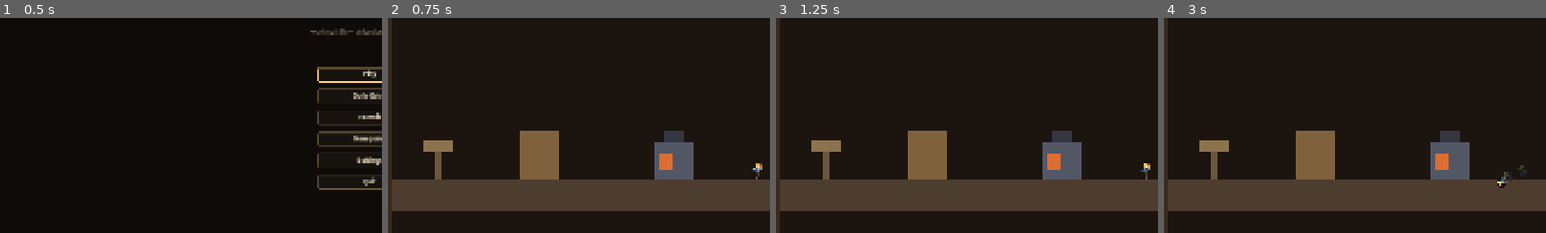
Above: before the commit, frames 1-4 (left to right).
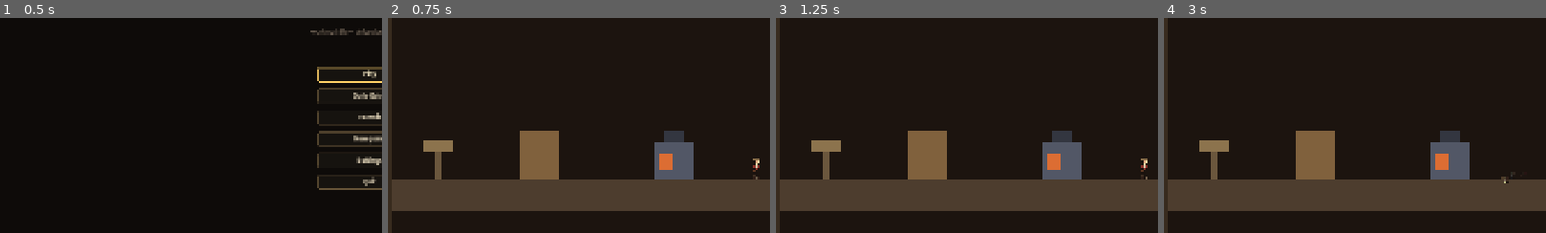
Above: after the commit, the same moments.

Repository: dlepi24/dungeon-delve
Game: Godot game, scene res://src/main/main.tscn
Same seed, same stepped clock (60 frames per second), same inputs: the game is played once before the commit and once after it.
Inputs (mouse positions are % of the whole screen's width and height, from its top left):
- Up to frame 1 (0.5 s): no input
- Up to frame 2 (0.75 s): click "Play" at 0.5 s
- Up to frame 3 (1.25 s): no input
- Up to frame 4 (3 s): tap Enter (ui_accept) at 1.25, 2, 2.75 s; move the mouse to (45, 70) at 1.27 s; hold W (move_up) 1.28-2 s; click (45, 70) at 1.35 s; tap Space (jump) at 1.52 s; right-click (45, 70) at 1.55 s; drag from (80, 65) to (50, 70) at 2.02 s; move the mouse to (20, 35) at 2.77 s; hold A (move_left) from 2.78 s (still down); tap Shift (roll) at 2.85 s
The pictures show only the part of the screen within x 2-52%, y 35-85%; the shares and areas given below are measured in that part.

Frame 1 is identical in both runs. In frame 2, 0.1% of the frame differs, in the area x 95-98%, y 65-74%; in frame 3, 0.1%; in frame 4, 0.2%, in the area x 87-95%, y 68-80%.

Commit message:
Redraw the player: the Delver at 40x56
Full player_frames.py rewrite from the claude.ai art session: 40x56 canvas
at 1x (same on-screen size as the old 20x28 @ 2x, four times the density).
Bronze helmet with lamp, cigarette with flickering tip, oxblood vest; seven
animations including a five-pose attack (wind, overhead, launch, contact,
follow). The pickaxe is still baked into the frames, anchored to the glove
per pose — stage 2 (WeaponSprite) lifts it out. Sprite scale drops to 1x in
player.tscn to match. Also untracks a stray compiled cache.

Co-Authored-By: Claude Fable 5 <noreply@anthropic.com>

Diff:
--- a/assets/sprites/player.json
+++ b/assets/sprites/player.json
@@ -1,7 +1,7 @@
 {
   "frame_size": [
-    20,
-    28
+    40,
+    56
   ],
   "animations": {
     "idle": {
@@ -22,7 +22,7 @@
     },
     "attack": {
       "row": 4,
-      "count": 3
+      "count": 5
     },
     "parry": {
       "row": 5,
@@ -32,5 +32,149 @@
       "row": 6,
       "count": 1
     }
+  },
+  "anchors": {
+    "idle": [
+      {
+        "hand": [
+          20,
+          35
+        ],
+        "angle": 75,
+        "show": true
+      },
+      {
+        "hand": [
+          20,
+          36
+        ],
+        "angle": 75,
+        "show": true
+      }
+    ],
+    "run": [
+      {
+        "hand": [
+          20,
+          35
+        ],
+        "angle": 75,
+        "show": true
+      },
+      {
+        "hand": [
+          20,
+          36
+        ],
+        "angle": 75,
+        "show": true
+      },
+      {
+        "hand": [
+          20,
+          35
+        ],
+        "angle": 75,
+        "show": true
+      },
+      {
+        "hand": [
+          20,
+          36
+        ],
+        "angle": 75,
+        "show": true
+      }
+    ],
+    "air": [
+      {
+        "hand": [
+          20,
+          35
+        ],
+        "angle": 75,
+        "show": true
+      }
+    ],
+    "roll": [
+      {
+        "hand": [
+          20,
+          35
+        ],
+        "angle": 75,
+        "show": false
+      },
+      {
+        "hand": [
+          20,
+          35
+        ],
+        "angle": 75,
+        "show": false
+      }
+    ],
+    "attack": [
+      {
+        "hand": [
+          27,
+          14
+        ],
+        "angle": 140,
+        "show": true
+      },
+      {
+        "hand": [
+          20,
+          8
+        ],
+        "angle": 85,
+        "show": true
+      },
+      {
+        "hand": [
+          29,
+          32
+        ],
+        "angle": 20,
+        "show": true
+      },
+      {
+        "hand": [
+          29,
+          38
+        ],
+        "angle": -35,
+        "show": true
+      },
+      {
+        "hand": [
+          20,
+          36
+        ],
+        "angle": 75,
+        "show": true
+      }
+    ],
+    "parry": [
+      {
+        "hand": [
+          26,
+          26
+        ],
+        "angle": 95,
+        "show": true
+      }
+    ],
+    "hitstun": [
+      {
+        "hand": [
+          20,
+          37
+        ],
+        "angle": 75,
+        "show": true
+      }
+    ]
   }
 }
--- a/src/player/player.tscn
+++ b/src/player/player.tscn
@@ -57,11 +57,13 @@
 offset_right = 14.0
 color = Color(0.96, 0.88, 0.72, 1)
 
-; 20x28 sheet at 2x = 40x56. centered=false with an offset puts the sprite's feet
-; on the player's origin, which is where the collision capsule's feet are.
+; 40x56 sheet at 1x (the Delver redesign) = same 40x56 on screen the old 20x28
+; sheet had at 2x, with four times the pixel density. centered=false with an
+; offset puts the sprite's feet on the player's origin, which is where the
+; collision capsule's feet are.
 [node name="Sprite" type="AnimatedSprite2D" parent="VisualRoot" node_paths=PackedStringArray("player")]
 position = Vector2(-20, -56)
-scale = Vector2(2, 2)
+scale = Vector2(1, 1)
 centered = false
 texture_filter = 1
 script = ExtResource("13_sprite")
Binary file changed: assets/sprites/player.png
Not shown, changed: tools/sprites/player_frames.py
